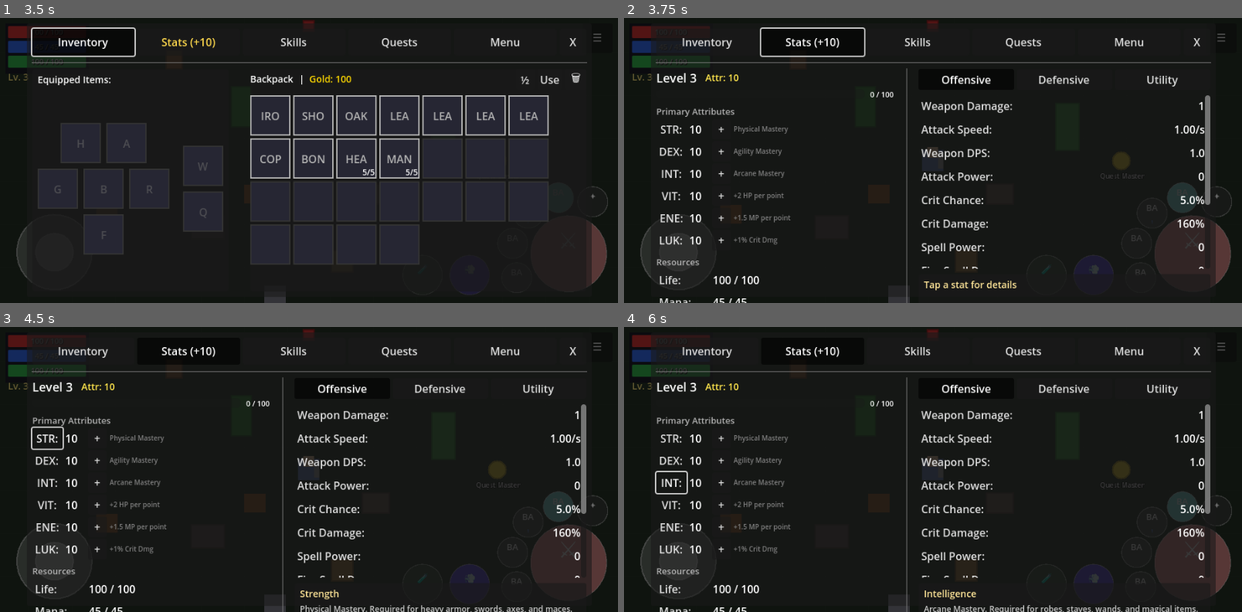
Above: before the commit, frames 1-4 (two rows, left to right).
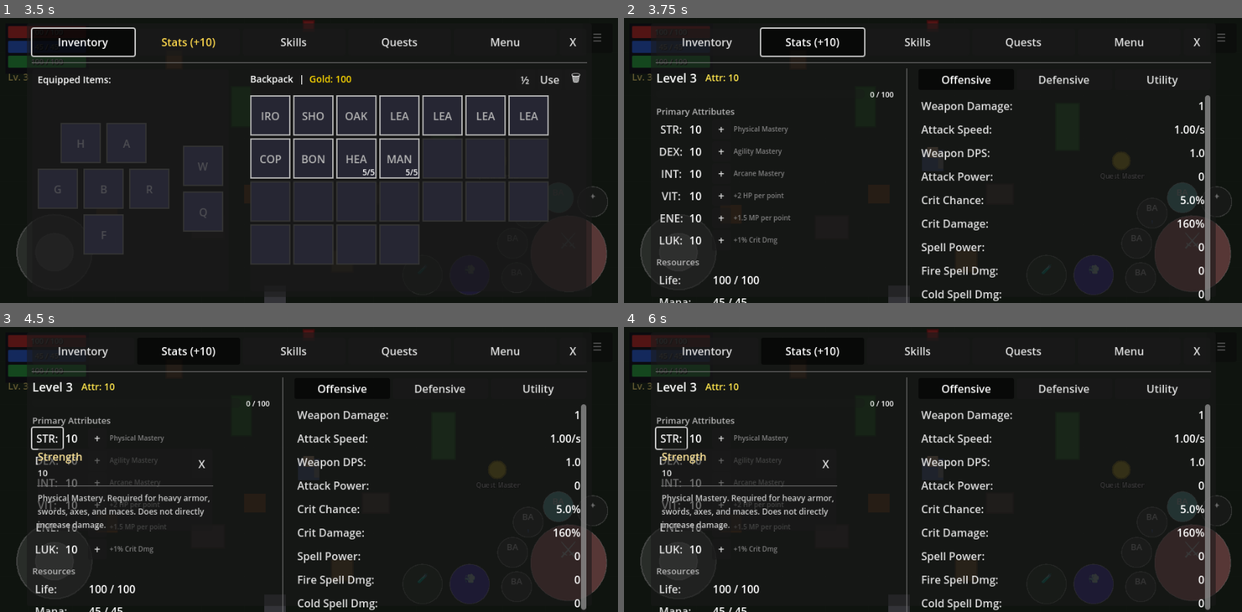
Above: after the commit, the same moments.

Repository: MatousHruska/MobileTestia
Game: Godot game, scene res://scenes/world/test_zone.tscn
The game is run twice, just before and just after one commit, with the same random seed, the same clock (stepped at 60 frames per second) and the same inputs.
Inputs:
- Up to frame 1 (3.5 s): click "☰" at 0.5 s; click "X" at 1.25 s; click "☰" at 2 s; click "Inventory" at 2.75 s
- Up to frame 2 (3.75 s): click "Stats (+10)" at 3.5 s
- Up to frame 3 (4.5 s): click "STR:" at 4.25 s
- Up to frame 4 (6 s): click "DEX:" at 5 s; click "INT:" at 5.75 s

Frame 1 is identical in both runs. In frame 2, 0.9% of the frame differs, in the area x 48-95%, y 65-100%; in frame 3, 3.1%; in frame 4, 3.3%, in the area x 5-95%, y 34-100%.

Commit message:
Replace stats description box with tap/hold popup
- Create StatDetailPopup class with tap (stays open) and hold (closes on release) behavior
- Remove fixed description box from stats panel right side
- Stats and effects now show popup on tap/hold like inventory items
- Popup shows stat name, current value, and description from database
- X button or tap outside dismisses popup in tap mode

Diff:
--- /dev/null
+++ b/scripts/ui/menu/stat_detail_popup.gd
@@ -0,0 +1,187 @@
+extends Control
+class_name StatDetailPopup
+## Popup displaying stat details - supports tap (stays open) and hold (closes on release)
+
+signal closed
+
+## UI References
+var popup_panel: PanelContainer
+var title_label: Label
+var value_label: Label
+var description_label: Label
+var close_button: Button
+
+## Current stat being displayed
+var current_stat_name: String = ""
+var current_stat_value: String = ""
+
+## Hold behavior tracking
+var _is_hold_mode: bool = false
+
+## Popup sizing
+const POPUP_WIDTH := 260.0
+
+
+func _ready() -> void:
+	_build_ui()
+	visible = false
+	mouse_filter = Control.MOUSE_FILTER_STOP
+
+
+func _build_ui() -> void:
+	# Full screen dimmer background (click to close)
+	var dimmer := ColorRect.new()
+	dimmer.name = "Dimmer"
+	dimmer.set_anchors_preset(PRESET_FULL_RECT)
+	dimmer.color = Color(0, 0, 0, 0.5)
+	dimmer.gui_input.connect(_on_dimmer_input)
+	add_child(dimmer)
+
+	# Main popup panel
+	popup_panel = PanelContainer.new()
+	popup_panel.name = "PopupPanel"
+	popup_panel.custom_minimum_size = Vector2(POPUP_WIDTH, 0)
+	add_child(popup_panel)
+
+	# Main content container
+	var content := VBoxContainer.new()
+	content.name = "Content"
+	content.add_theme_constant_override("separation", 8)
+	popup_panel.add_child(content)
+
+	# Header row with title and close button
+	var header := HBoxContainer.new()
+	header.name = "Header"
+	header.add_theme_constant_override("separation", 8)
+	content.add_child(header)
+
+	# Title column
+	var title_col := VBoxContainer.new()
+	title_col.name = "TitleColumn"
+	title_col.size_flags_horizontal = SIZE_EXPAND_FILL
+	header.add_child(title_col)
+
+	title_label = Label.new()
+	title_label.name = "TitleLabel"
+	title_label.add_theme_font_size_override("font_size", 16)
+	title_label.modulate = Color(1.0, 0.9, 0.6)
+	title_col.add_child(title_label)
+
+	value_label = Label.new()
+	value_label.name = "ValueLabel"
+	value_label.add_theme_font_size_override("font_size", 13)
+	value_label.modulate = Color(0.9, 0.9, 0.9)
+	title_col.add_child(value_label)
+
+	# Close button (top right)
+	close_button = Button.new()
+	close_button.name = "CloseButton"
+	close_button.text = "X"
+	close_button.custom_minimum_size = Vector2(32, 32)
+	close_button.pressed.connect(_on_close_pressed)
+	header.add_child(close_button)
+
+	# Separator
+	var sep := HSeparator.new()
+	content.add_child(sep)
+
+	# Description section
+	description_label = Label.new()
+	description_label.name = "DescriptionLabel"
+	description_label.autowrap_mode = TextServer.AUTOWRAP_WORD_SMART
+	description_label.add_theme_font_size_override("font_size", 12)
+	description_label.modulate = Color(0.8, 0.8, 0.8)
+	content.add_child(description_label)
+
+
+## Show popup for a stat (tap mode - stays open until dismissed)
+func show_stat(stat_name: String, stat_value: String, description: String, at_position: Vector2) -> void:
+	_is_hold_mode = false
+	_show_internal(stat_name, stat_value, description, at_position)
+
+
+## Show popup for a stat (hold mode - closes when released)
+func show_stat_hold(stat_name: String, stat_value: String, description: String, at_position: Vector2) -> void:
+	_is_hold_mode = true
+	_show_internal(stat_name, stat_value, description, at_position)
+
+
+func _show_internal(stat_name: String, stat_value: String, description: String, at_position: Vector2) -> void:
+	current_stat_name = stat_name
+	current_stat_value = stat_value
+
+	# Update display
+	title_label.text = _format_stat_name(stat_name)
+	value_label.text = stat_value if not stat_value.is_empty() else ""
+	value_label.visible = not stat_value.is_empty()
+	description_label.text = description
+
+	# In hold mode, hide close button and dim less
+	close_button.visible = not _is_hold_mode
+	var dimmer := get_node_or_null("Dimmer") as ColorRect
+	if dimmer:
+		dimmer.color = Color(0, 0, 0, 0.3) if _is_hold_mode else Color(0, 0, 0, 0.5)
+
+	visible = true
+
+	# Position popup after it's visible so we can get its actual size
+	await get_tree().process_frame
+	_position_popup(at_position)
+
+
+## Called when hold is released - closes popup if in hold mode
+func release_hold() -> void:
+	if _is_hold_mode and visible:
+		hide_popup()
+
+
+## Format stat name for display
+func _format_stat_name(stat_name: String) -> String:
+	return stat_name.capitalize().replace("_", " ")
+
+
+## Position the popup centered on target, clamped to screen bounds
+func _position_popup(target_pos: Vector2) -> void:
+	var screen_size := get_viewport_rect().size
+	var popup_size := popup_panel.size
+
+	# Center on target position
+	var pos := target_pos - popup_size / 2
+
+	# Clamp to screen bounds with small margin
+	var margin := 8.0
+	pos.x = clampf(pos.x, margin, screen_size.x - popup_size.x - margin)
+	pos.y = clampf(pos.y, margin, screen_size.y - popup_size.y - margin)
+
+	popup_panel.position = pos
+
+
+## Hide and clear popup
+func hide_popup() -> void:
+	visible = false
+	current_stat_name = ""
+	current_stat_value = ""
+	_is_hold_mode = false
+	closed.emit()
+
+
+## Check if popup is currently showing in hold mode
+func is_hold_mode() -> bool:
+	return _is_hold_mode and visible
+
+
+## Input handlers
+
+func _on_dimmer_input(event: InputEvent) -> void:
+	# In hold mode, don't close on dimmer click (will close on release)
+	if _is_hold_mode:
+		return
+
+	if event is InputEventMouseButton:
+		var mb := event as InputEventMouseButton
+		if mb.pressed and mb.button_index == MOUSE_BUTTON_LEFT:
+			_on_close_pressed()
+
+
+func _on_close_pressed() -> void:
+	hide_popup()
--- a/scripts/ui/menu/stats_panel.gd
+++ b/scripts/ui/menu/stats_panel.gd
@@ -15,9 +15,15 @@
 var _subtab_buttons: Array[Button] = []
 var _subtab_panels: Array[Control] = []
 
-## Description box
-var _description_title: Label = null
-var _description_text: Label = null
+## Stat detail popup
+var _stat_popup: StatDetailPopup = null
+
+## Hold detection
+const HOLD_THRESHOLD := 0.25  # seconds before hold is triggered
+var _hold_timer: Timer = null
+var _pending_stat: String = ""
+var _pending_position: Vector2 = Vector2.ZERO
+var _is_holding: bool = false
 
 ## Effects section
 var _effects_container: HBoxContainer = null
@@ -27,9 +33,25 @@
 
 func _ready() -> void:
 	_build_ui()
+	_setup_popup()
+	_setup_hold_timer()
 	_connect_signals()
 	refresh_display()
 	Debug.info("UI", "StatsPanel ready")
+
+
+func _setup_popup() -> void:
+	_stat_popup = StatDetailPopup.new()
+	_stat_popup.name = "StatDetailPopup"
+	add_child(_stat_popup)
+
+
+func _setup_hold_timer() -> void:
+	_hold_timer = Timer.new()
+	_hold_timer.one_shot = true
+	_hold_timer.wait_time = HOLD_THRESHOLD
+	_hold_timer.timeout.connect(_on_hold_timer_timeout)
+	add_child(_hold_timer)
 
 
 func _process(_delta: float) -> void:
@@ -100,11 +122,8 @@
 
 	# === SUBTAB CONTENT ===
 	var subtab_content := _create_subtab_content()
+	subtab_content.size_flags_vertical = Control.SIZE_EXPAND_FILL
 	container.add_child(subtab_content)
-
-	# === DESCRIPTION BOX (aligned with Resources on left) ===
-	var description_box := _create_description_box()
-	container.add_child(description_box)
 
 	return container
 
@@ -195,13 +214,13 @@
 
 
 func _create_attribute_row(abbrev: String, stat_name: String, hint: String) -> Array:
-	# Label (tap for description)
+	# Label (tap/hold for description popup)
 	var label := Button.new()
 	label.name = abbrev + "Label"
 	label.flat = true
 	label.text = abbrev + ":"
 	label.custom_minimum_size = Vector2(45, 0)
-	label.pressed.connect(_on_stat_tapped.bind(stat_name))
+	label.gui_input.connect(_on_stat_button_input.bind(stat_name, label))
 
 	# Value
 	var value := Label.new()
@@ -269,13 +288,13 @@
 
 
 func _create_resource_row(stat_name: String, display_name: String) -> Array:
-	# Label (tap for description)
+	# Label (tap/hold for description popup)
 	var label := Button.new()
 	label.flat = true
 	label.text = display_name + ":"
 	label.custom_minimum_size = Vector2(70, 0)
 	label.alignment = HORIZONTAL_ALIGNMENT_LEFT
-	label.pressed.connect(_on_stat_tapped.bind(stat_name))
+	label.gui_input.connect(_on_stat_button_input.bind(stat_name, label))
 
 	# Value
 	var value := Label.new()
@@ -335,40 +354,6 @@
 	return container
 
 
-func _create_description_box() -> Control:
-	var container := PanelContainer.new()
-	container.custom_minimum_size = Vector2(0, 90)
-
-	var margin := MarginContainer.new()
-	margin.add_theme_constant_override("margin_left", 8)
-	margin.add_theme_constant_override("margin_right", 8)
-	margin.add_theme_constant_override("margin_top", 6)
-	margin.add_theme_constant_override("margin_bottom", 6)
-
-	var vbox := VBoxContainer.new()
-	vbox.add_theme_constant_override("separation", 4)
-
-	_description_title = Label.new()
-	_description_title.name = "DescTitle"
-	_description_title.add_theme_font_size_override("font_size", 14)
-	_description_title.text = "Tap a stat for details"
-	_description_title.modulate = Color(1.0, 0.9, 0.6)
-	vbox.add_child(_description_title)
-
-	_description_text = Label.new()
-	_description_text.name = "DescText"
-	_description_text.autowrap_mode = TextServer.AUTOWRAP_WORD_SMART
-	_description_text.add_theme_font_size_override("font_size", 12)
-	_description_text.text = ""
-	_description_text.modulate = Color(0.8, 0.8, 0.8)
-	_description_text.size_flags_vertical = Control.SIZE_EXPAND_FILL
-	vbox.add_child(_description_text)
-
-	margin.add_child(vbox)
-	container.add_child(margin)
-	return container
-
-
 func _create_effects_section() -> Control:
 	var container := PanelContainer.new()
 	container.custom_minimum_size = Vector2(0, 50)
@@ -410,7 +395,7 @@
 	var btn := Button.new()
 	btn.custom_minimum_size = Vector2(40, 40)
 	btn.flat = true
-	btn.pressed.connect(_on_effect_tapped.bind(effect_type))
+	btn.gui_input.connect(_on_effect_button_input.bind(effect_type, btn))
 
 	# Container for icon visuals
 	var icon_container := Control.new()
@@ -610,7 +595,7 @@
 	label.text = display_name + ":"
 	label.size_flags_horizontal = Control.SIZE_EXPAND_FILL
 	label.alignment = HORIZONTAL_ALIGNMENT_LEFT
-	label.pressed.connect(_on_stat_tapped.bind(stat_name))
+	label.gui_input.connect(_on_stat_button_input.bind(stat_name, label))
 
 	var value := Label.new()
 	value.name = stat_name + "_value"
@@ -848,10 +833,120 @@
 			PlayerStats.allocate_luck()
 
 
-func _on_stat_tapped(stat_name: String) -> void:
-	if _description_title and _description_text:
-		_description_title.text = stat_name.capitalize().replace("_", " ")
-		_description_text.text = PlayerStats.get_stat_description(stat_name)
+## Stat button input handling (tap vs hold)
+func _on_stat_button_input(event: InputEvent, stat_name: String, button: Button) -> void:
+	if event is InputEventMouseButton:
+		var mb := event as InputEventMouseButton
+		if mb.button_index == MOUSE_BUTTON_LEFT:
+			if mb.pressed:
+				# Start hold detection
+				_pending_stat = stat_name
+				_pending_position = button.get_global_rect().get_center()
+				_is_holding = false
+				_hold_timer.start()
+			else:
+				# Button released
+				_hold_timer.stop()
+				if _is_holding:
+					# Was holding - release the popup
+					if _stat_popup:
+						_stat_popup.release_hold()
+					_is_holding = false
+				elif not _pending_stat.is_empty():
+					# Quick tap - show popup (tap mode)
+					_show_stat_popup(stat_name, _pending_position, false)
+				_pending_stat = ""
+
+
+func _on_hold_timer_timeout() -> void:
+	if not _pending_stat.is_empty():
+		_is_holding = true
+		# Check if this is an effect or a stat
+		if _pending_stat.begins_with("effect:"):
+			var effect_type := _pending_stat.substr(7)  # Remove "effect:" prefix
+			_show_effect_popup(effect_type, _pending_position, true)
+		else:
+			_show_stat_popup(_pending_stat, _pending_position, true)
+
+
+func _show_stat_popup(stat_name: String, position: Vector2, hold_mode: bool) -> void:
+	if not _stat_popup:
+		return
+
+	# Get stat value
+	var stat_value := _get_stat_value_text(stat_name)
+
+	# Get description from PlayerStats
+	var description := PlayerStats.get_stat_description(stat_name)
+
+	if hold_mode:
+		_stat_popup.show_stat_hold(stat_name, stat_value, description, position)
+	else:
+		_stat_popup.show_stat(stat_name, stat_value, description, position)
+
+
+func _get_stat_value_text(stat_name: String) -> String:
+	match stat_name:
+		# Primary attributes
+		"strength":
+			return str(PlayerStats.strength + int(PlayerStats.get_equipment_bonus("strength")))
+		"dexterity":
+			return str(PlayerStats.dexterity + int(PlayerStats.get_equipment_bonus("dexterity")))
+		"intelligence":
+			return str(PlayerStats.intelligence + int(PlayerStats.get_equipment_bonus("intelligence")))
+		"vitality":
+			return str(PlayerStats.vitality + int(PlayerStats.get_equipment_bonus("vitality")))
+		"energy":
+			return str(PlayerStats.energy + int(PlayerStats.get_equipment_bonus("energy")))
+		"luck":
+			return str(PlayerStats.luck + int(PlayerStats.get_equipment_bonus("luck")))
+		# Resources
+		"life":
+			return "%d / %d" % [int(PlayerStats.current_life), int(PlayerStats.max_life)]
+		"mana":
+			return "%d / %d" % [int(PlayerStats.current_mana), int(PlayerStats.max_mana)]
+		"stamina":
+			return "%d / %d" % [int(PlayerStats.current_stamina), int(PlayerStats.max_stamina)]
+		# Offensive
+		"weapon_damage":
+			return "%.0f" % Inventory.get_equipped_weapon_damage()
+		"attack_speed":
+			var weapon_speed := Inventory.get_equipped_weapon_attack_speed()
+			var bonus := PlayerStats.attack_speed
+			return "%.2f/s" % (weapon_speed * (1.0 + bonus / 100.0))
+		"weapon_dps":
+			var weapon_damage := Inventory.get_equipped_weapon_damage()
+			var weapon_speed := Inventory.get_equipped_weapon_attack_speed()
+			var bonus := PlayerStats.attack_speed
+			return "%.1f" % (weapon_damage * weapon_speed * (1.0 + bonus / 100.0))
+		"attack_power":
+			return "%.0f" % PlayerStats.attack_power
+		"critical_chance":
+			return "%.1f%%" % PlayerStats.critical_chance
+		"critical_damage":
+			return "%.0f%%" % PlayerStats.critical_damage
+		"spell_power":
+			return "%.0f" % PlayerStats.spell_power
+		"fire_spell_damage", "cold_spell_damage", "lightning_spell_damage", "poison_spell_damage", "arcane_spell_damage":
+			return "%.0f" % PlayerStats.get_equipment_bonus(stat_name)
+		# Defensive
+		"armor":
+			return "%.0f" % PlayerStats.armor
+		"magic_resistance":
+			return "%.0f" % PlayerStats.magic_resistance
+		"dodge_chance":
+			return "%.1f%%" % PlayerStats.dodge_chance
+		# Utility
+		"movement_speed":
+			return "+%.0f%%" % PlayerStats.movement_speed
+		"life_regen":
+			return "%.1f/s" % PlayerStats.life_regen
+		"mana_regen":
+			return "%.1f/s" % PlayerStats.mana_regen
+		"stamina_regen":
+			return "%.1f/s" % PlayerStats.stamina_regen
+		_:
+			return ""
 
 
 #===============================================================================
@@ -938,8 +1033,33 @@
 	_update_effects()
 
 
-func _on_effect_tapped(effect_type: String) -> void:
-	if not _description_title or not _description_text:
+## Effect button input handling (tap vs hold)
+func _on_effect_button_input(event: InputEvent, effect_type: String, button: Button) -> void:
+	if event is InputEventMouseButton:
+		var mb := event as InputEventMouseButton
+		if mb.button_index == MOUSE_BUTTON_LEFT:
+			if mb.pressed:
+				# Start hold detection (reusing the same timer)
+				_pending_stat = "effect:" + effect_type
+				_pending_position = button.get_global_rect().get_center()
+				_is_holding = false
+				_hold_timer.start()
+			else:
+				# Button released
+				_hold_timer.stop()
+				if _is_holding:
+					# Was holding - release the popup
+					if _stat_popup:
+						_stat_popup.release_hold()
+					_is_holding = false
+				elif _pending_stat == "effect:" + effect_type:
+					# Quick tap - show popup (tap mode)
+					_show_effect_popup(effect_type, _pending_position, false)
+				_pending_stat = ""
+
+
+func _show_effect_popup(effect_type: String, position: Vector2, hold_mode: bool) -> void:
+	if not _stat_popup:
 		return
 
 	# Get effect data for details
@@ -947,11 +1067,21 @@
 	var effect_data: Dictionary = effects.get(effect_type, {})
 
 	# Build description
-	var title := effect_type.capitalize()
 	var description := _get_effect_description(effect_type, effect_data)
 
-	_description_title.text = title
-	_description_text.text = description
+	# Get remaining duration as value text
+	var remaining: float = effect_data.get("remaining_duration", 0.0)
+	var max_dur: float = effect_data.get("max_duration", 0.0)
+	var value_text := ""
+	if max_dur > 0:
+		value_text = "%.1fs remaining" % remaining
+	elif max_dur == 0 and remaining > 0:
+		value_text = "Permanent"
+
+	if hold_mode:
+		_stat_popup.show_stat_hold(effect_type, value_text, description, position)
+	else:
+		_stat_popup.show_stat(effect_type, value_text, description, position)
 
 
 func _get_effect_description(effect_type: String, effect_data: Dictionary) -> String:
